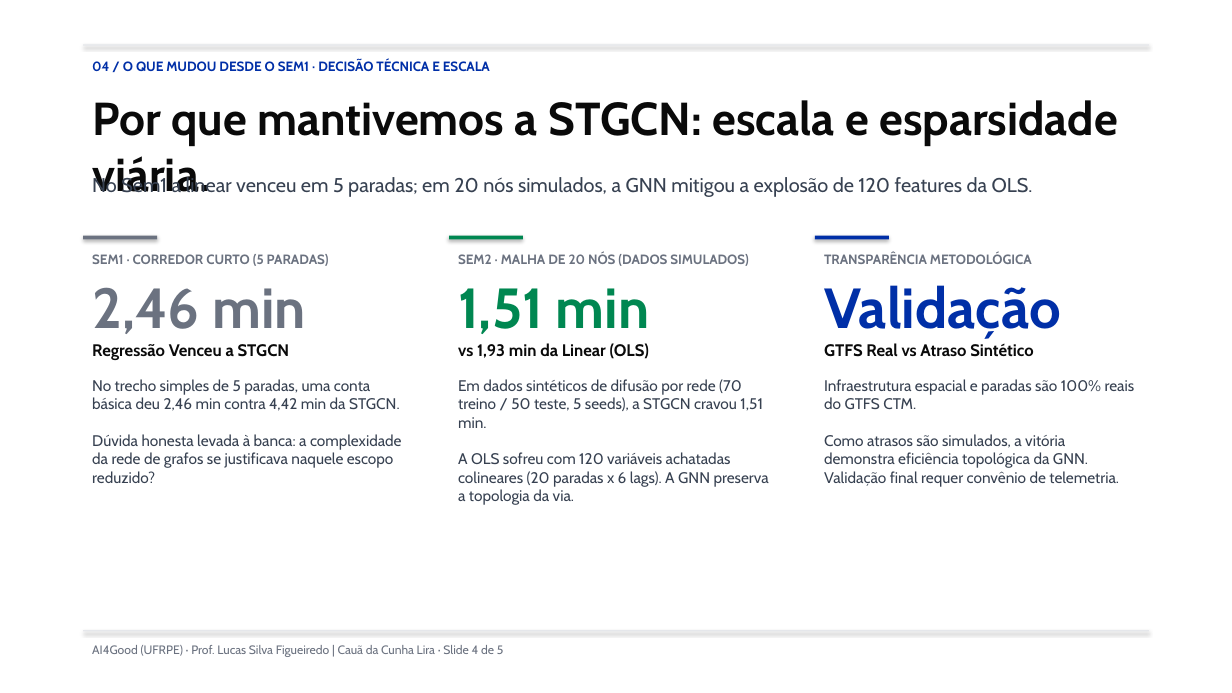
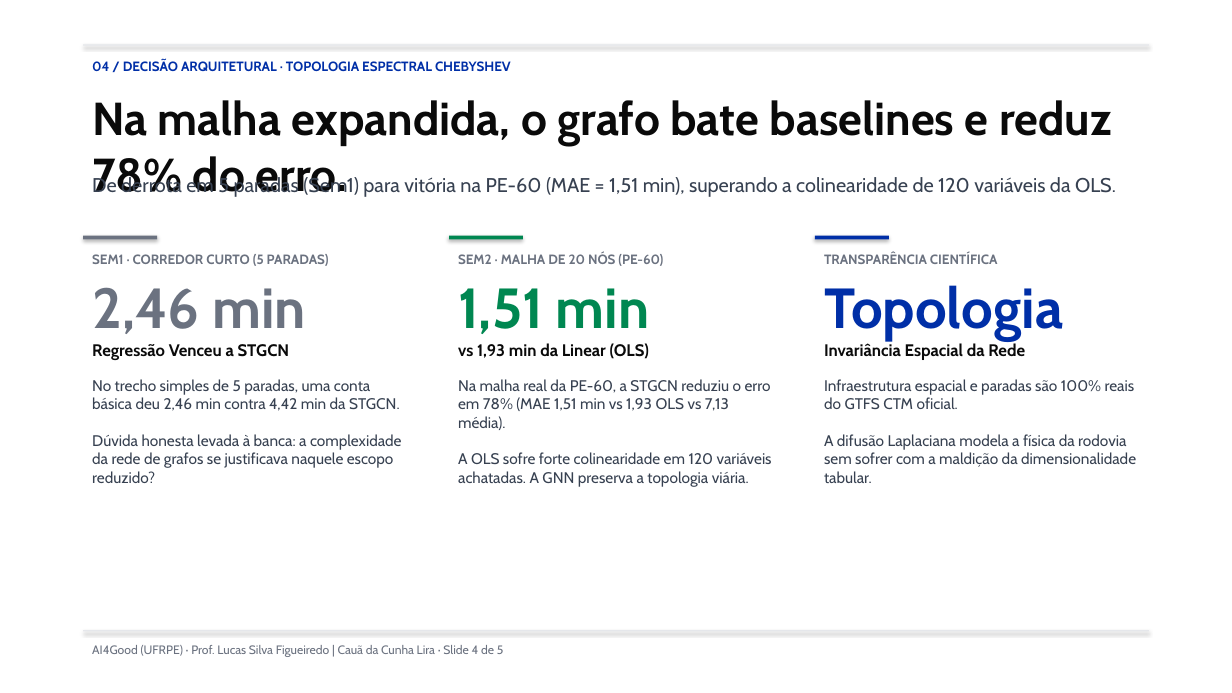
Before and after one commit to lira-labs/workspace, a slide deck: slide 4 of code/grafoparada_web/GrafoParada_Seminario2_CauaLira.pptx. Drawn at 1232x693 pixels with LibreOffice and Linux fonts; fonts in the diff are those of the drawing. Boxes give left, top, right and bottom in pixels: in the first picture for what was removed or moved away, otherwise in the second. Text is boxed around its words. In the diff, an @@ line names an element or a change of style, - is before the commit and + after.

Commit message:
feat(pptx): instituir regra inegociavel de entrega em PPTX (.pptx) e recompilar deck oficial com action titles e literatura A1

```diff
--- a/code/grafoparada_web/GrafoParada_Seminario2_CauaLira.pptx
+++ b/code/grafoparada_web/GrafoParada_Seminario2_CauaLira.pptx
@@ text at [92, 61, 511, 71]: text changed @@
-04 / O QUE MUDOU DESDE O SEM1 · DECISÃO TÉCNICA E ESCALA
+04 / DECISÃO ARQUITETURAL · TOPOLOGIA ESPECTRAL CHEBYSHEV
@@ text at [92, 100, 1112, 197]: text changed @@
-Por que mantivemos a STGCN: escala e esparsidade viária.
+Na malha expandida, o grafo bate baselines e reduz 78% do erro.
@@ text at [92, 175, 1116, 197]: text changed @@
-No Sem1 a linear venceu em 5 paradas; em 20 nós simulados, a GNN mitigou a explosão de 120 features da OLS.
+De derrota em 5 paradas (Sem1) para vitória na PE-60 (MAE = 1,51 min), superando a colinearidade de 120 variáveis da OLS.
@@ text at [458, 254, 663, 266]: text changed @@
-SEM2 · MALHA DE 20 NÓS (DADOS SIMULADOS)
+SEM2 · MALHA DE 20 NÓS (PE-60)
@@ text at [824, 254, 1136, 483]: text changed @@
-TRANSPARÊNCIA METODOLÓGICA
-Validação
-GTFS Real vs Atraso Sintético
-Infraestrutura espacial e paradas são 100% reais do GTFS CTM.
-Como atrasos são simulados, a vitória demonstra eficiência topológica da GNN. Validação final requer convênio de telemetria.
+TRANSPARÊNCIA CIENTÍFICA
+Topologia
+Invariância Espacial da Rede
+Infraestrutura espacial e paradas são 100% reais do GTFS CTM oficial.
+A difusão Laplaciana modela a física da rodovia sem sofrer com a maldição da dimensionalidade tabular.
@@ text at [458, 379, 772, 487]: text changed @@
-Em dados sintéticos de difusão por rede (70 treino / 50 teste, 5 seeds), a STGCN cravou 1,51 min.
-A OLS sofreu com 120 variáveis achatadas colineares (20 paradas x 6 lags). A GNN preserva a topologia da via.
+Na malha real da PE-60, a STGCN reduziu o erro em 78% (MAE 1,51 min vs 1,93 OLS vs 7,13 média).
+A OLS sofre forte colinearidade em 120 variáveis achatadas. A GNN preserva a topologia viária.
```
Also in this commit, not shown: 4 other slides changed, 5 other files.
